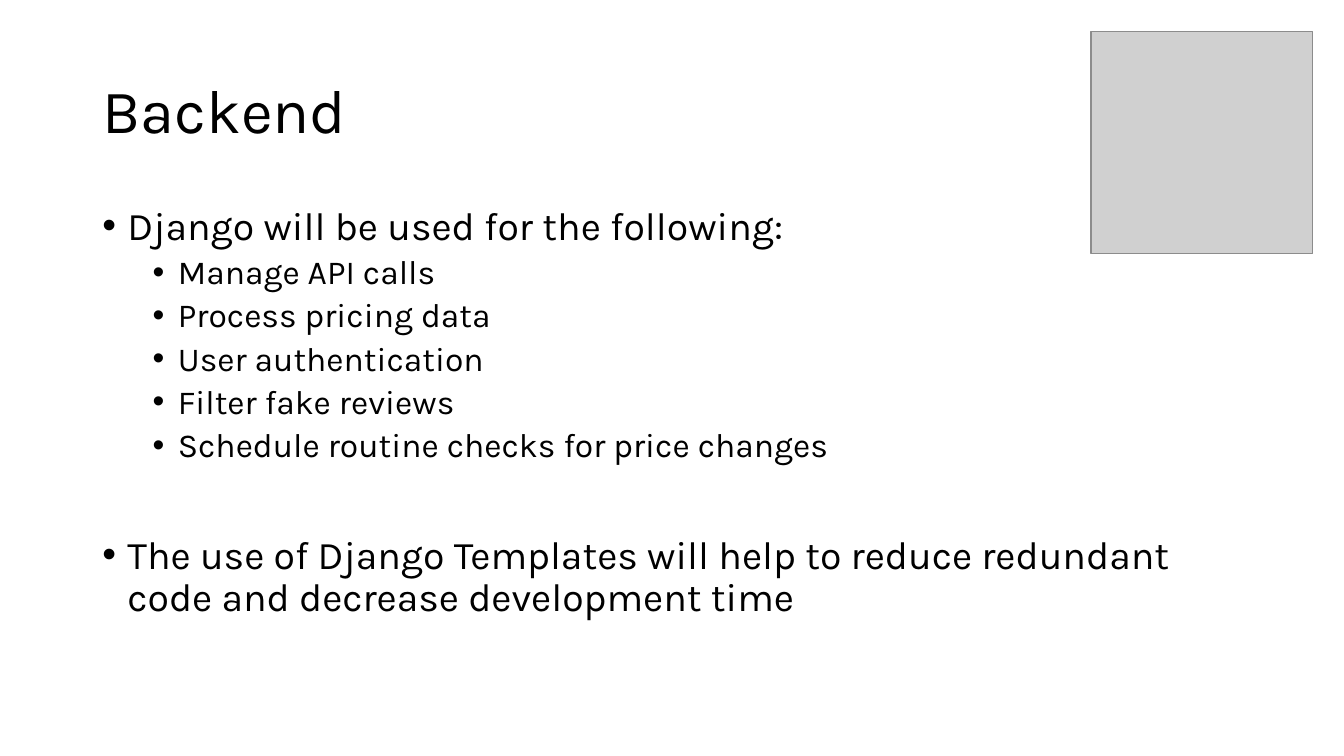
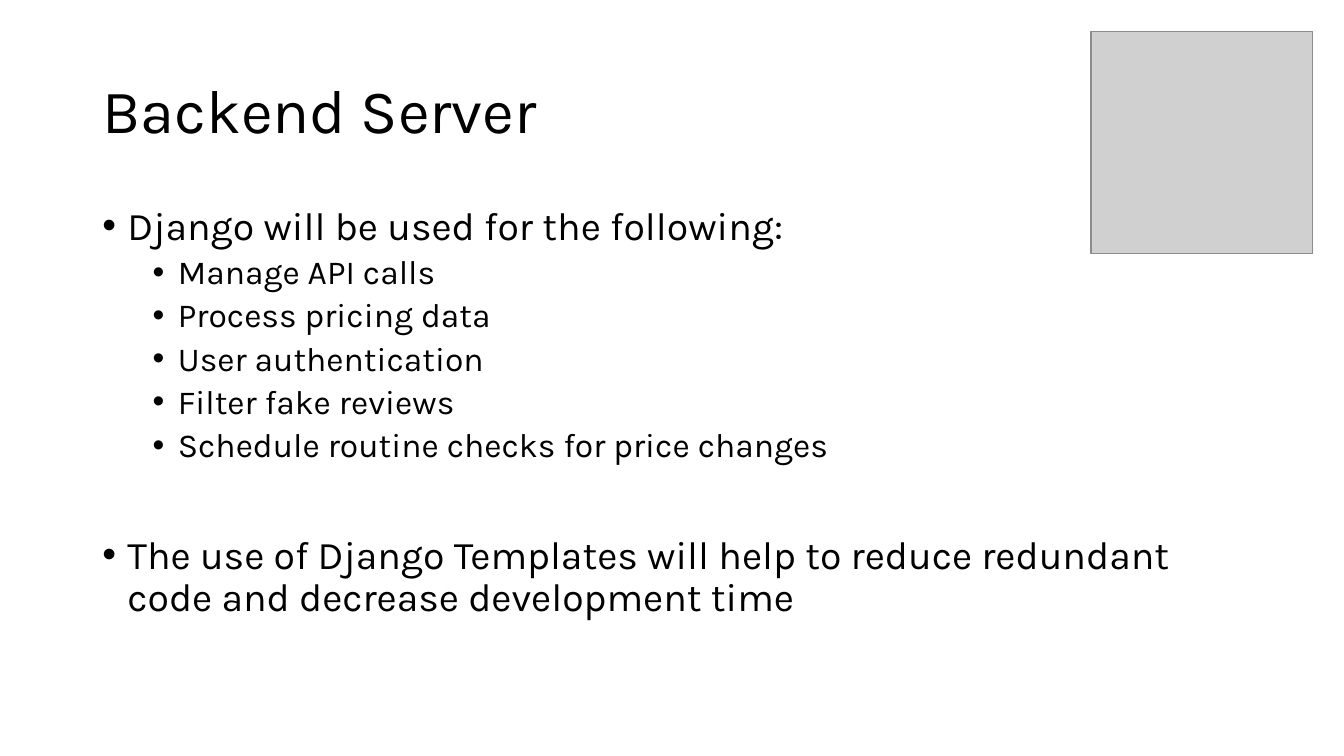
Before and after one commit to Jormungandr72/Cross-Website-Price-Checker, a slide deck: slide 6 of Documentation/Phase-One-Docs/CPT-200_Phase_One_Presentation.ppt. Drawn at 1344x756 pixels with LibreOffice and Linux fonts; fonts in the diff are those of the drawing; grey boxes stand for pictures. Boxes give left, top, right and bottom in pixels: in the first picture for what was removed or moved away, otherwise in the second. Text is boxed around its words. In the diff, an @@ line names an element or a change of style, - is before the commit and + after.

```diff
--- a/Documentation/Phase-One-Docs/CPT-200_Phase_One_Presentation.ppt
+++ b/Documentation/Phase-One-Docs/CPT-200_Phase_One_Presentation.ppt
@@ title at (x1=102, y1=91, x2=537, y2=134): text changed @@
-Backend
+Backend Server
```
Also in this commit, not shown: 1 other slide changed, 1 slide added.
